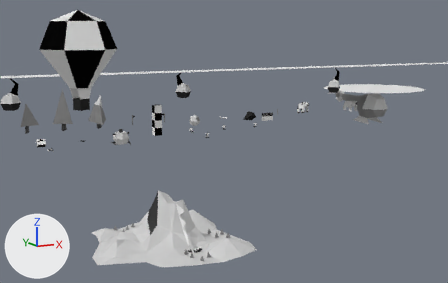
Before and after pictures for a commit that changed the Blender file assets/models.blend.
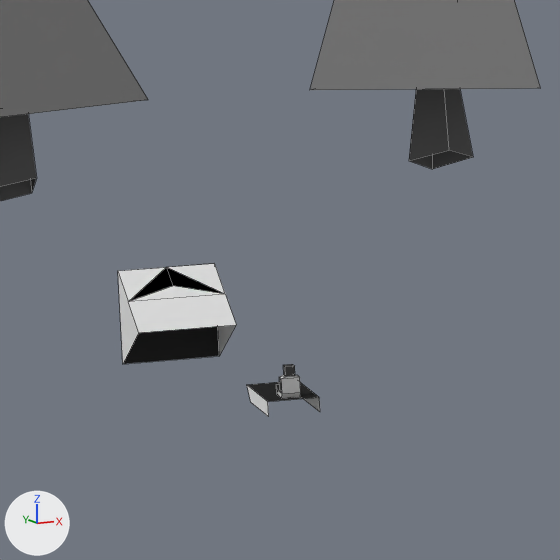
The first picture shows the older version from a 50 mm camera at (-28.5, -173.2, 27.3) aimed at (42.3, -34.8, -0.4). The close-ups show both versions on the part from 6% to 17% of the width and 41% to 58% of the height of that picture; other places that the commit changed are outside them. The axes (+X, +Y, +Z) are drawn at lower left. The lights are the same throughout. The close-ups show mesh edges as thin lines.

The first close-up shows 'jumppad', 'sled', 'tree0', 'tree1'.
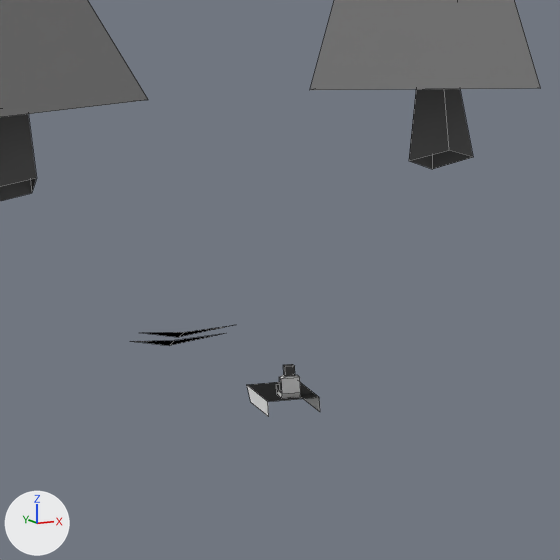
What the commit changed:
me_cube_008 is used by ob_jumppad; location (0.0, -20.0, 0.0).
me_cube_008 had 10 vertices, 9 faces and spanned x -1.0..1.0, y -0.5..1.5, z -1.0..1.0.
me_cube_008 no longer uses material mat_shades (black #2c2c2c).
me_cube_008 no longer uses material mat_red_paint_001 (black #000000).
me_cube_008 no longer uses material mat_white_paint (white #e7e7e7).
me_cube_008 now has 8 vertices, 4 faces and spans x -1.0..1.0, y -0.5..1.62, z -0.71..0.0.
Part 1, on me_cube_008:
8 vertices are removed from x -1.0..1.0, y 0.5..1.5, z -1.0..1.0.
9 faces are deleted.
6 vertices are added at (1.0, 0.56, -0.35), (0.0, -0.08, -0.14), (-1.0, 0.56, -0.35), (0.0, 0.56, -0.35), (0.0, 1.62, -0.71), (0.0, 0.97, -0.49).
4 new faces join them.
me_cube_008 now uses material mat_red_paint (black #070707).

Pixel boxes [x1, y1, x2, y2] of what changed, in the close-ups (560 x 560 px):
'jumppad', reshaped (14% narrower, 78% shorter)
    before: [118, 263, 236, 364]
    after: [133, 325, 234, 346]
